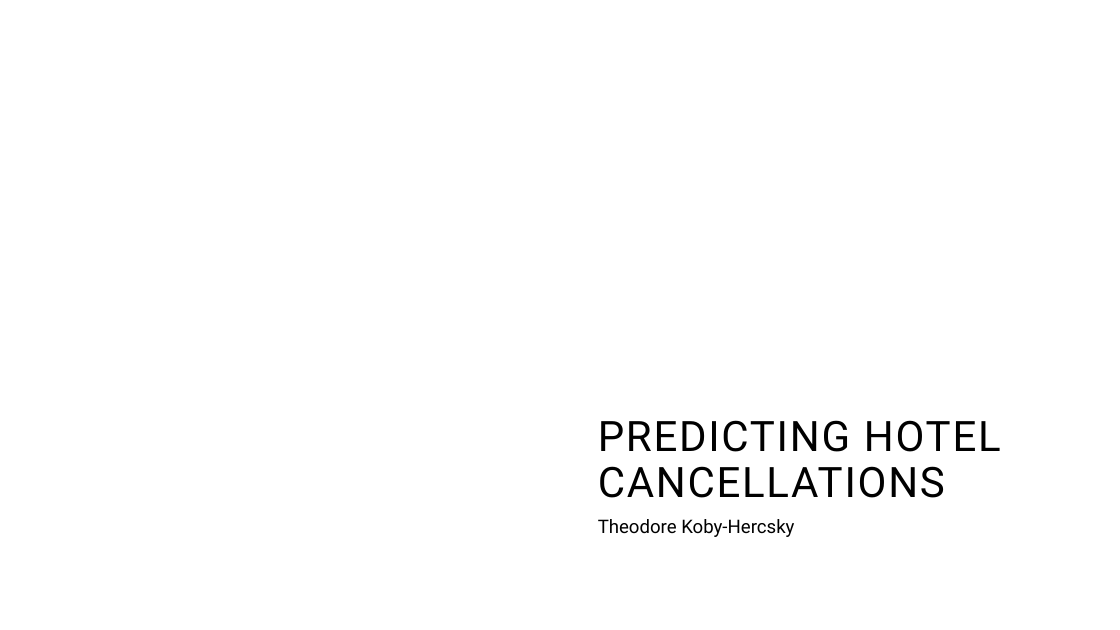
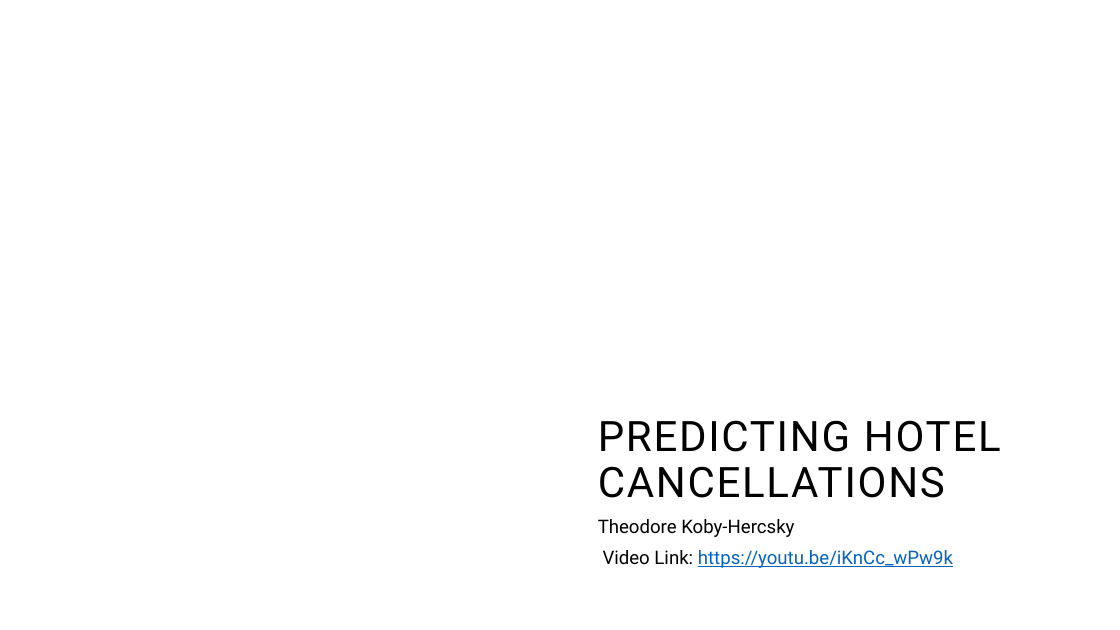
Before and after one commit to TheodoreKoby-Hercsky/Applied-Data-Science, a slide deck: slide 1 of Hotel Booking Prediction & EDA/Predicting Hotel Cancellations.pptx. Drawn at 1120x630 pixels with LibreOffice and Linux fonts; fonts in the diff are those of the drawing; background and template pictures are left out. Boxes give left, top, right and bottom in pixels: in the first picture for what was removed or moved away, otherwise in the second. Text is boxed around its words. In the diff, an @@ line names an element or a change of style, - is before the commit and + after.

```diff
--- a/Hotel Booking Prediction & EDA/Predicting Hotel Cancellations.pptx
+++ b/Hotel Booking Prediction & EDA/Predicting Hotel Cancellations.pptx
@@ text added at bbox=[603, 550, 953, 568], 16 pt, text #0563C1, underline @@
+Video Link: https://youtu.be/iKnCc_wPw9k
```
Also in this commit, not shown: 7 other slides changed, 1 other file.
